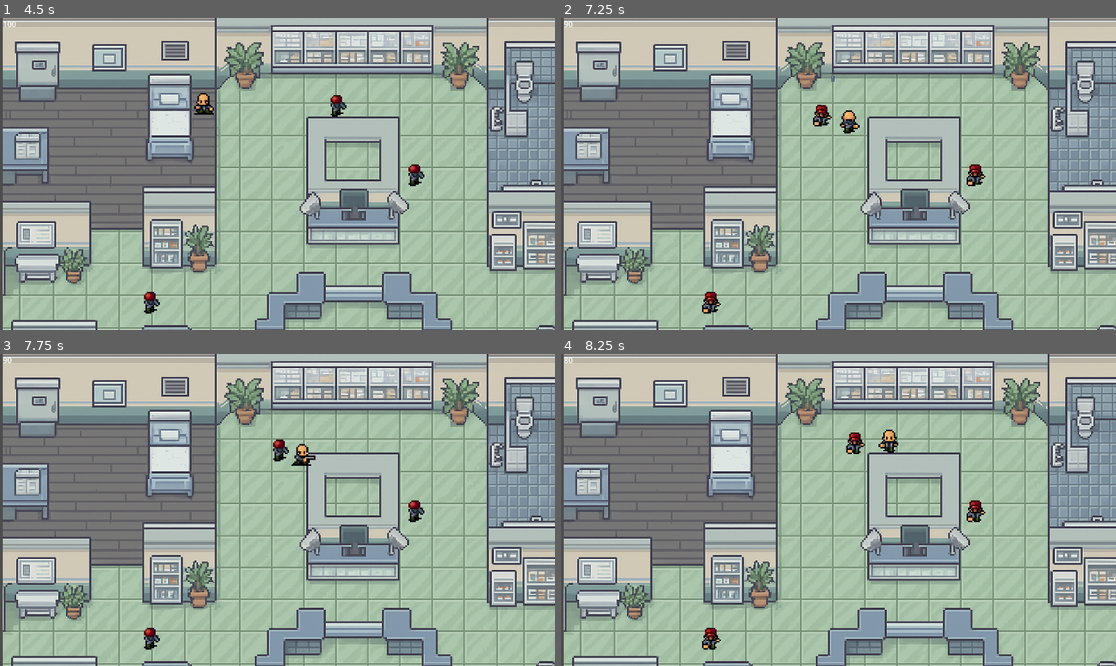
Above: before the commit, frames 1-4 (two rows, left to right).
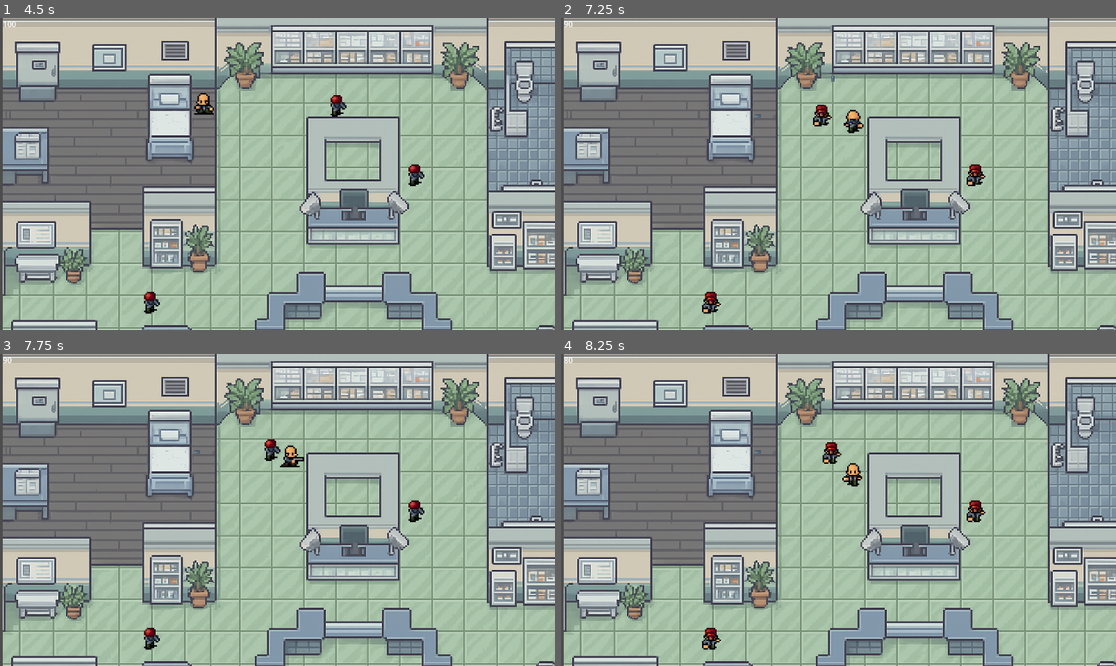
Above: after the commit, the same moments.

Repository: levi-tabosa/trabai_andrea
Game: Godot game, scene res://scenes/level_1.tscn
Same seed, same stepped clock (60 frames per second), same inputs: the game is played once before the commit and once after it.
Inputs:
- Up to frame 1 (4.5 s): tap Enter (ui_accept) at 0.5, 0.77, 1.52, 3.02, 3.77 s; hold Right (ui_right) 0.53-1.28 s; tap 1 (select-1) at 0.6 s; hold Down (ui_down) 1.28-2.03 s; tap 2 (select-2) at 1.35 s; hold Right (ui_right) 2.03-2.78 s; tap 3 (select-3) at 2.1 s; hold Up (ui_up) 2.78-3.53 s; tap 4 (select-4) at 2.85 s; hold Left (ui_left) from 3.53 s (still down); tap 5 (select-5) at 3.6 s; tap 6 (select-6) at 4.35 s
- Up to frame 2 (7.25 s): tap Enter (ui_accept) at 4.52, 6.02, 6.77 s; release Left (ui_left) at 5.03 s; hold Down (ui_down) 5.03-5.78 s; tap 7 (select-7) at 5.1 s; hold Right (ui_right) 5.78-6.53 s; tap 1 (select-1) at 5.85 s; hold Up (ui_up) from 6.53 s (still down); tap 2 (select-2) at 6.6 s
- Up to frame 3 (7.75 s): release Up (ui_up) at 7.28 s; hold Right (ui_right) from 7.28 s (still down); tap 3 (select-3) at 7.35 s; tap Enter (ui_accept) at 7.52 s
- Up to frame 4 (8.25 s): release Right (ui_right) at 8.03 s; hold Down (ui_down) from 8.03 s (still down); tap 4 (select-4) at 8.1 s

Frame 1 is identical in both runs. In frame 2, 0.2% of the frame differs, in the area x 34-55%, y 27-38%; in frame 3, 0.6%; in frame 4, 0.7%, in the area x 34-61%, y 24-43%.

Commit message:
fix: inimigo n empurra o player dentro da parede mais

Diff:
--- a/scripts/player.gd
+++ b/scripts/player.gd
@@ -22,7 +22,7 @@
 @export var orbit_radius := 30.0
 @export var orbit_speed := 3.0
 @export var health_component: HealthComponent
-@export var knockback_force := 150.0
+@export var knockback_force := 350.0
 @export var knockback_duration := 0.2
 
 @onready var main = get_tree().get_root().get_node("main")
@@ -35,7 +35,7 @@
 var knockback_direction := Vector2.ZERO
 enum PlayerDir { RIGHT, UP, LEFT, DOWN }
 var last_dir := PlayerDir.RIGHT
-var orbit_angle := 1.0
+var orbit_angle := 0 # se for float n funciona
 var orbit_projectiles := []
 var is_shooting := false
 var shooting_timer := 0.0
@@ -80,21 +80,18 @@
 	if knockback_timer > 0:
 		knockback_timer -= delta
 		var knockback_velocity = knockback_direction * knockback_force
-		position += knockback_velocity * delta
+		velocity = knockback_velocity
 	else:
 		var direction = Input.get_vector("ui_left", "ui_right", "ui_up", "ui_down")
 		velocity = direction * speed
-		move_and_slide()
-
+	move_and_slide()
 	position = position.clamp(Vector2.ZERO, screen_size)
 
-	# Timer da animação de tiro
 	if is_shooting:
 		shooting_timer -= delta
 		if shooting_timer <= 0:
 			is_shooting = false
 
-	# Só anima se não estiver atirando
 	if not is_shooting:
 		animate_movement()
 
@@ -259,7 +256,7 @@
 	return 0.0
 
 func update_orbit_projectiles(delta: float) -> void:
-	orbit_angle += orbit_speed * delta
+	orbit_angle += int(orbit_speed * delta)
 	for proj in orbit_projectiles:
 		if is_instance_valid(proj):
 			var angle = proj.get_meta("orbit_angle") + orbit_speed * delta
